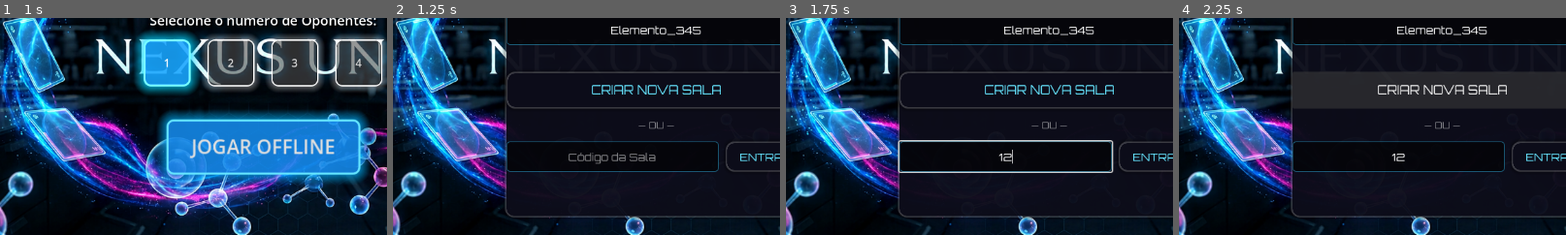
Above: before the commit, frames 1-4 (left to right).
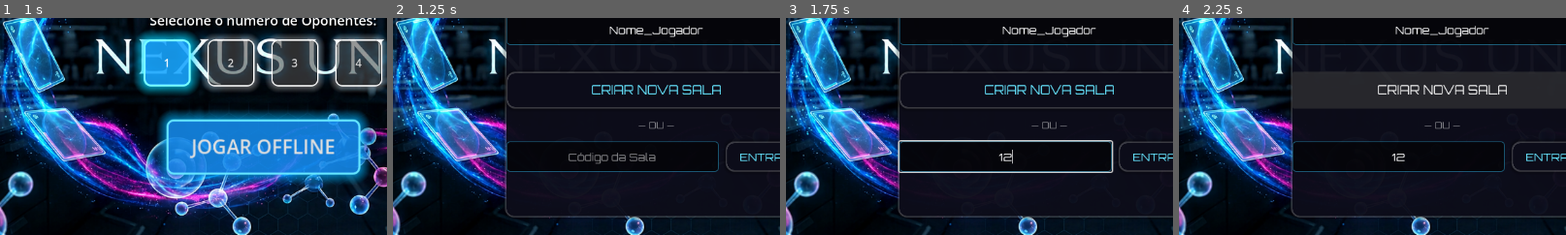
Above: after the commit, the same moments.

Repository: profthiagomendonca/Nexus_uno
Game: Godot game, scene res://scenes/MainMenu.tscn
The game is run twice, just before and just after one commit, with the same random seed, the same clock (stepped at 60 frames per second) and the same inputs. Sound files missing from this copy of the repository are replaced by a short silence.
Inputs (mouse positions are % of the whole screen's width and height, from its top left):
- Up to frame 1 (1 s): click "JOGAR ONLINE" at 0.5 s
- Up to frame 2 (1.25 s): no input
- Up to frame 3 (1.75 s): click (44, 73) at 1.27 s; type "12" at 1.35 s
- Up to frame 4 (2.25 s): click "CRIAR NOVA SALA" at 2 s
The pictures show only the part of the screen within x 16-66%, y 41-91%; the shares and areas given below are measured in that part.

Frame 1 is identical in both runs. In frame 2, 0.6% of the frame differs, in the area x 55-81%, y 3-9%; in frame 3, 0.6%; in frame 4, 0.6%.

Commit message:
fix: resolve wildcard win, turn sync deadlock, player index mismatch, and update nickname default

Diff:
--- a/scripts/FirebaseManager.gd
+++ b/scripts/FirebaseManager.gd
@@ -158,6 +158,11 @@
 	var response = await firebase_request(path, HTTPClient.METHOD_PATCH, data)
 	if response is Dictionary and response.has("error"):
 		return false
+
+	# Atualizar os dados locais imediatamente para não ficar desatualizado
+	for key in data:
+		current_room_data[key] = data[key]
+
 	return true
 
 # Consulta o estado atual da sala
--- a/scripts/MultiplayerLobby.gd
+++ b/scripts/MultiplayerLobby.gd
@@ -33,9 +33,7 @@
 	# Restaurar último apelido se houver
 	edit_name.text = GameSettings.get("player_name_cache") if "player_name_cache" in GameSettings else ""
 	if edit_name.text.is_empty():
-		# Gerar um nome padrão se não houver
-		randomize()
-		edit_name.text = "Elemento_" + str(randi_range(100, 999))
+		edit_name.text = "Nome_Jogador"
 
 	# Conectar sinais dos botões
 	back_button.pressed.connect(_on_back_pressed)
--- a/scripts/UnoOnlineGameManager.gd
+++ b/scripts/UnoOnlineGameManager.gd
@@ -107,7 +107,7 @@
 
 func _check_turn_status():
 	if current_turn_index == my_player_index:
-		if finished_players.has(my_player_index):
+		if finished_players.has(my_player_name):
 			# Se você já terminou e ainda é o seu turno, passa a vez
 			_pass_turn()
 			return
@@ -168,7 +168,7 @@
 		var opt_name = player_names[i]
 		var opt_hand = hands_dict.get(opt_name, [])
 		var is_active = (current_turn_index == i)
-		var is_finished = finished_players.has(i)
+		var is_finished = finished_players.has(opt_name)
 
 		# VBox do oponente
 		var box = VBoxContainer.new()
@@ -350,7 +350,7 @@
 	var font = load("res://assets/Orbitron.ttf")
 
 	for i in range(player_names.size()):
-		if i == my_player_index or finished_players.has(i):
+		if i == my_player_index or finished_players.has(player_names[i]):
 			continue
 
 		var btn = Button.new()
@@ -530,17 +530,18 @@
 func _push_win_state():
 	var room = FirebaseManager.current_room_data
 	var finished = room.get("finished_players", [])
-	if not finished.has(my_player_index):
-		finished.append(my_player_index)
+	if not finished.has(my_player_name):
+		finished.append(my_player_name)
 
 	var hands = room.get("player_hands", {})
+	hands[my_player_name] = [] # Garante que a mão do vencedor fique vazia no banco!
 
 	# Se todos os jogadores (ou todos menos um) terminaram
 	if finished.size() >= total_players - 1:
 		# Fim de Jogo!
 		var update = {
 			"status": "ended",
-			"winner": player_names[finished[0]],
+			"winner": finished[0],
 			"finished_players": finished,
 			"player_hands": hands,
 			"current_top_card": FirebaseManager.serialize_card(current_top_card),
@@ -548,7 +549,7 @@
 			"last_action": {
 				"type": "win",
 				"player": my_player_name,
-				"message": "Fim de jogo! %s venceu a partida!" % player_names[finished[0]]
+				"message": "Fim de jogo! %s venceu a partida!" % finished[0]
 			}
 		}
 		await FirebaseManager.update_room_state(update)
@@ -753,7 +754,7 @@
 	if next_idx < 0:
 		next_idx = players_count - 1
 	var loops = 0
-	while finished.has(next_idx) and loops < players_count:
+	while finished.has(player_names[next_idx]) and loops < players_count:
 		next_idx = (next_idx + dir) % players_count
 		if next_idx < 0:
 			next_idx = players_count - 1
